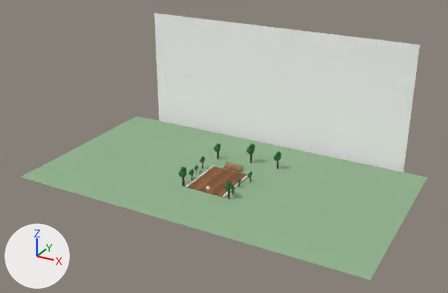
The glTF model outputs/bubbles.glb: old version first, new version second.
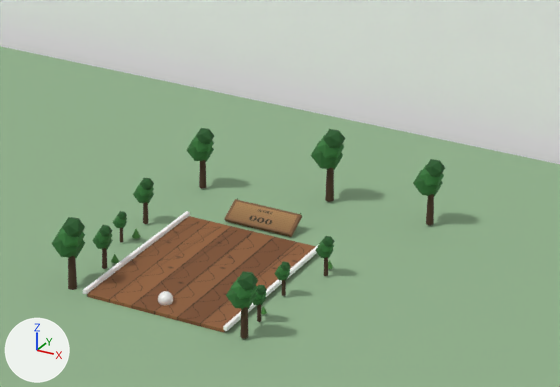
Each version is shown whole from a 50 mm camera at (123.5, -219.5, 127.2) aimed at (0.7, 3.7, 15.6), then close up on the part from 37% to 70% of the width and 37% to 72% of the height. Arrows for +X, +Y and +Z are at lower left; the lights stay in place. The older version's two pictures come first. Where no turn or scale is listed for an object, it has been applied to the vertices.

The first close-up shows 'Canopy Sky', 'Moss Ground', 'Rail Left', 'Rail Right', 'Sign Frame', 'Sign Panel', 'Table' and 47 more.
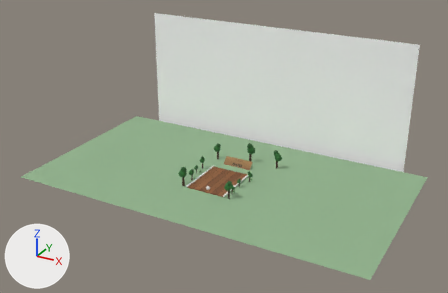
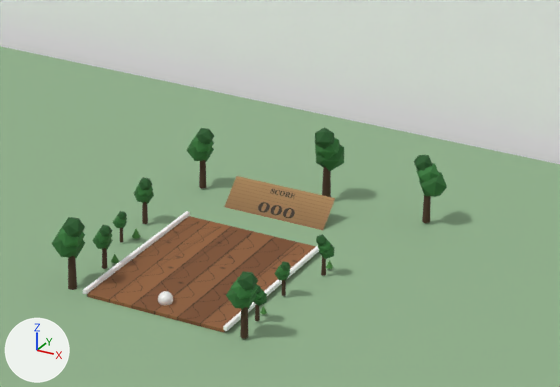
Not drawn themselves, but carrying or shaping drawn objects: ob_tree_001, ob_tree_002, ob_tree_003, ob_tree_008, ob_tree_009, ob_wooden_scoreboard.

Boxes (x1, y1, x2, y2) around the edits, measured in the close-ups (560 x 387 px):
'Sign Panel', moved, turned, rescaled: before (228, 201, 297, 232); after (224, 176, 335, 230)
'Sign Frame', moved, turned (not visible afterwards): before (224, 199, 302, 237)
'Mesh_43', moved, turned: before (413, 170, 443, 196); after (419, 172, 447, 197)
'Mesh_41', moved, turned: before (323, 129, 345, 148); after (315, 127, 334, 149)
'Mesh_39', moved, turned: before (311, 141, 343, 170); after (316, 144, 344, 171)
'Mesh_45', moved, turned: before (425, 159, 445, 177); after (414, 155, 432, 171)
'Mesh_40', moved, turned: before (317, 135, 344, 158); after (315, 137, 339, 159)
'Mesh_44', moved, turned: before (419, 165, 444, 186); after (416, 163, 439, 182)
'Mesh_38', moved, turned: before (325, 168, 334, 202); after (322, 167, 331, 197)
'Mesh_42', moved, turned: before (426, 194, 434, 225); after (422, 196, 431, 223)
'Mesh_21', moved, turned: before (322, 236, 335, 247); after (316, 234, 327, 246)
'Mesh_19', moved, turned: before (315, 242, 333, 258); after (319, 244, 334, 259)
'Mesh_15', moved, turned: before (133, 185, 154, 203); after (134, 189, 154, 204)
'Mesh_17', moved, turned: before (140, 178, 154, 190); after (139, 177, 153, 190)
'Mesh_14', moved, turned: before (143, 202, 149, 224); after (142, 202, 148, 224)
'Mesh_16', moved, turned: before (137, 182, 154, 196); after (136, 184, 153, 196)
'Mesh_20', moved, turned: before (319, 240, 334, 252); after (318, 238, 331, 252)
'Mesh_18', moved, turned: before (324, 257, 328, 276); after (321, 257, 326, 275)
'Mesh_10', moved, turned: before (257, 304, 261, 322); after (255, 304, 260, 322)
'Mesh_11', moved, turned: before (253, 297, 266, 305); after (253, 292, 267, 306)
'Mesh_13', moved, turned: before (256, 285, 267, 295); after (255, 284, 261, 294)
'Mesh_12', moved, turned: before (255, 291, 267, 300); after (255, 289, 264, 300)

The edits, one by one:
Object 'Tree.001' (ob_tree_001) moves from (11.5, -8.0, -0.15) to (11.28, -8.038, -0.15).
Object 'Tree.001' (ob_tree_001) turns from (0, 0, 0) to (0, 0, -70) degrees about x, y and z.
Object 'Tree.002' (ob_tree_002) moves from (-13.0, 8.0, -0.15) to (-13.1, 8.009, -0.15).
Object 'Tree.002' (ob_tree_002) turns from (0, 0, 0) to (0, 0, -15) degrees about x, y and z.
Object 'Tree.003' (ob_tree_003) moves from (13.0, 6.0, -0.15) to (12.7, 5.995, -0.15).
Object 'Tree.003' (ob_tree_003) turns from (0, 0, 0) to (0, 0, -88) degrees about x, y and z.
Object 'Tree.008' (ob_tree_008) moves from (4.0, 25.03, -0.15) to (3.58, 24.93, -0.15).
Object 'Tree.008' (ob_tree_008) turns from (0, 0, 0) to (0, 0, -63) degrees about x, y and z.
Object 'Tree.009' (ob_tree_009) moves from (18.0, 24.8, -0.15) to (17.38, 25.12, -0.15).
Object 'Tree.009' (ob_tree_009) turns from (0, 0, 0) to (0, 0, -146) degrees about x, y and z.
Object 'Wooden Scoreboard' (ob_wooden_scoreboard) moves from (0.0, -3.18, 9.932) to (0.0, -0.383, 5.648).
Object 'Wooden Scoreboard' (ob_wooden_scoreboard) turns from (-60, 0, 0) to (-47, 0, 0) degrees about x, y and z.
Object 'Sign Panel' (ob_sign_panel) is rescaled from (1.0, 1.0, 1.0) to (1.63, 1.41, 1.77).
